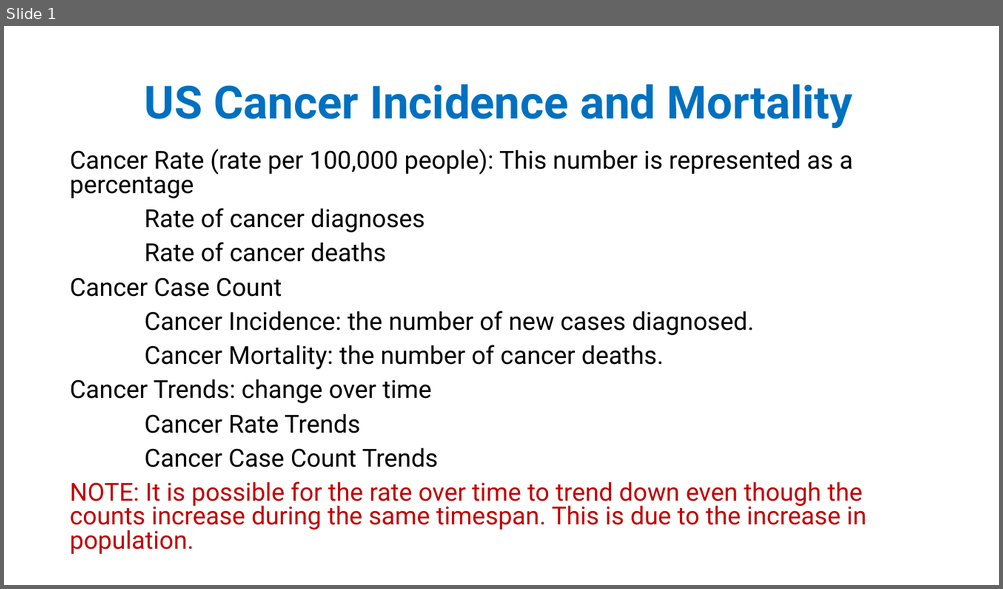
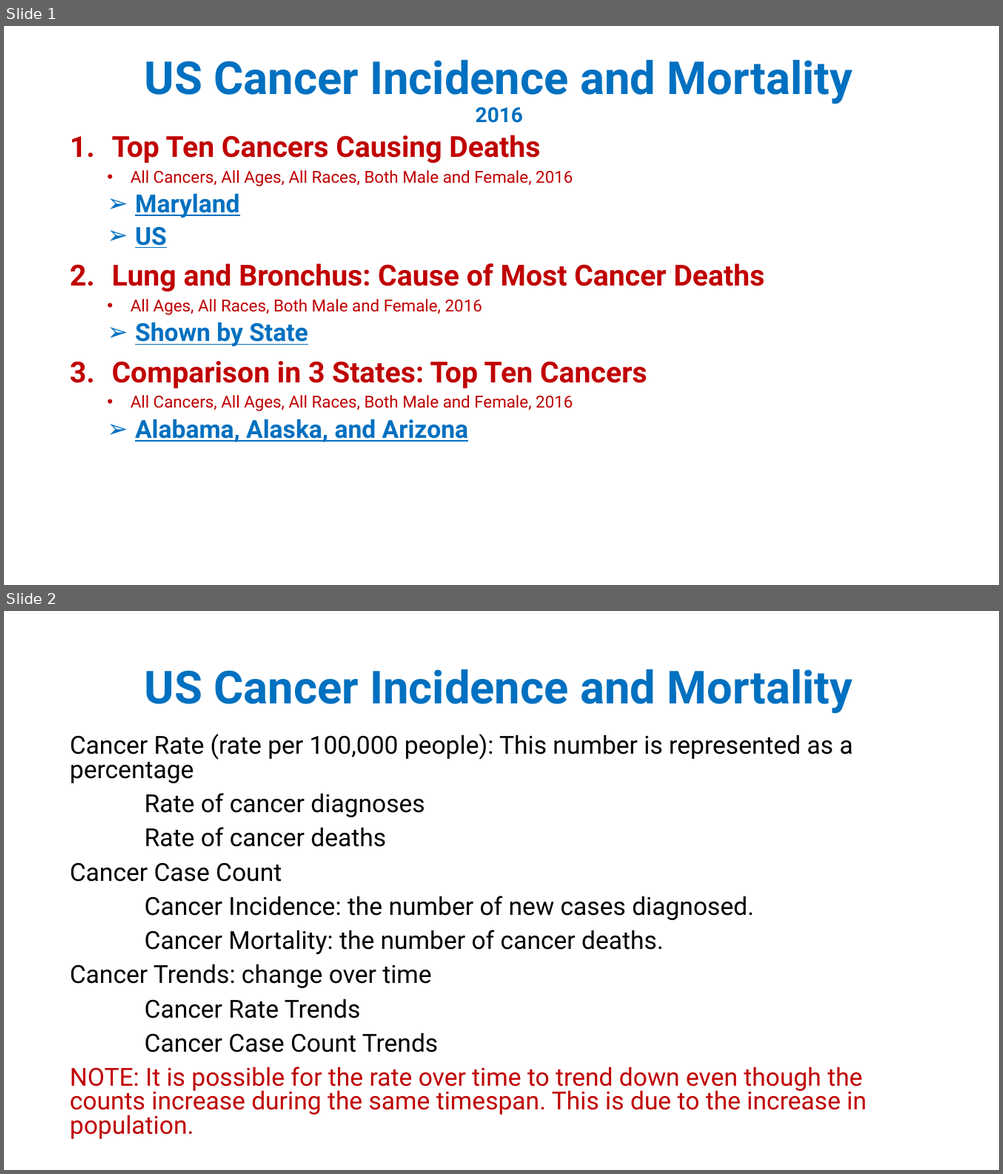
Before and after one commit to pegblaine/mblaine_project_1, a slide deck: Project1/Cancer Incidence and Mortality Project 1.pptx. Shown one above the other, each under a label of ours: slide 1 before the commit, slides 1 and 2 after it. The pictures are 1003x589 and 1003x1174 pixels, drawn with LibreOffice and Linux fonts; fonts in the diff are those of the drawing. Boxes give left, top, right and bottom in pixels: in the first picture for what was removed or moved away, otherwise in the second. Text is boxed around its words. In the diff, an @@ line names an element or a change of style, - is before the commit and + after.

```diff
--- a/Project1/Cancer Incidence and Mortality Project 1.pptx
+++ b/Project1/Cancer Incidence and Mortality Project 1.pptx
@@ slide 1 added at (4, 26, 999, 585), background #FFFFFF @@
@@ title added at (145, 59, 853, 123), 44 pt, text #0070C0, bold @@
+US Cancer Incidence and Mortality
+2016
@@ subtitle added at (112, 135, 765, 443), 16 pt, text #C00000, bold @@
+1. Top Ten Cancers Causing Deaths
+  • All Cancers, All Ages, All Races, Both Male and Female, 2016
+  ➢ Maryland
+  ➢ US
+2. Lung and Bronchus: Cause of Most Cancer Deaths
+  • All Ages, All Races, Both Male and Female, 2016
+  ➢ Shown by State
+3. Comparison in 3 States: Top Ten Cancers
+  • All Cancers, All Ages, All Races, Both Male and Female, 2016
+  ➢ Alabama, Alaska, and Arizona
@@ what was slide 1 is now slide 2 @@
```
Also in this commit, not shown: 7 other files.
